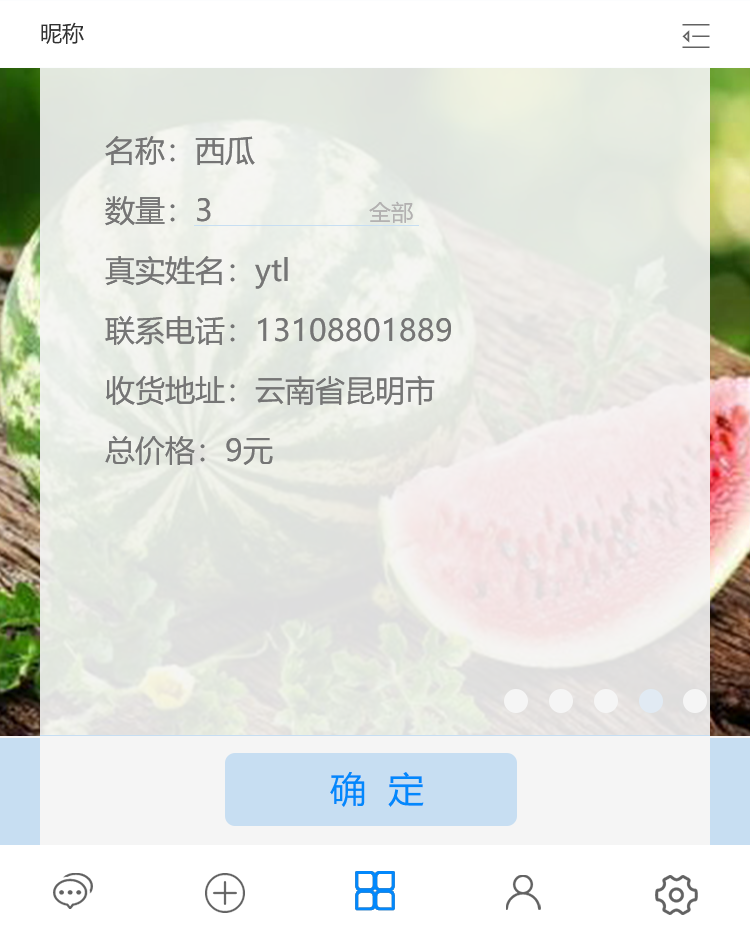
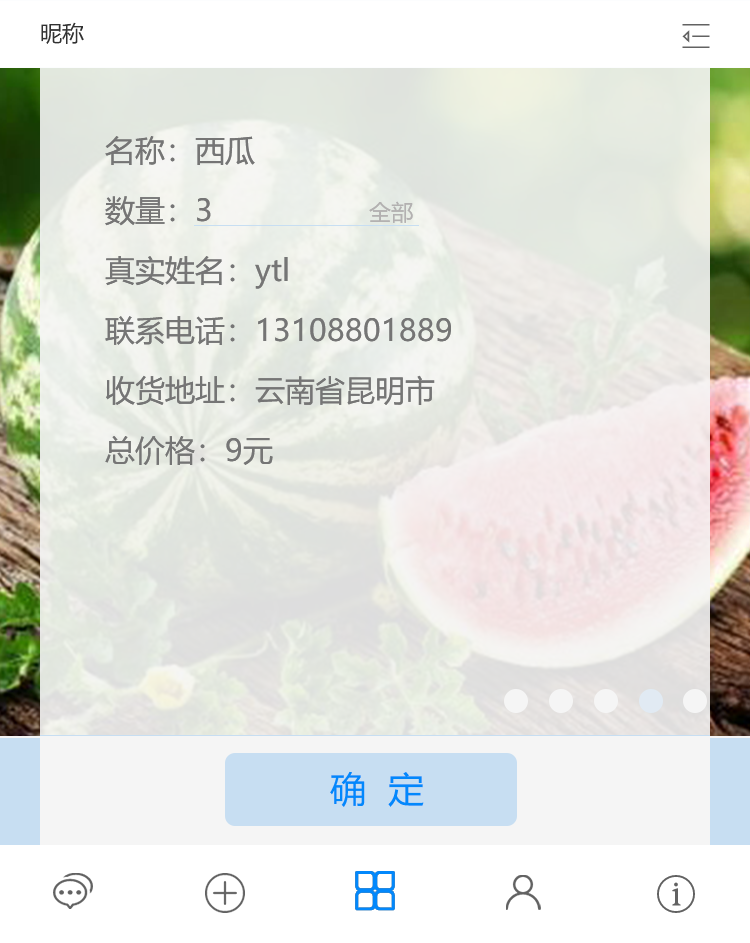
Revision of a layered 750 × 943 image; what changed, layer by layer:
removed layer "皮肤设置" from group "底部" over [left=655, top=875, right=698, bottom=915]
added layer "关于" in group "底部" over [left=657, top=875, right=695, bottom=913]
